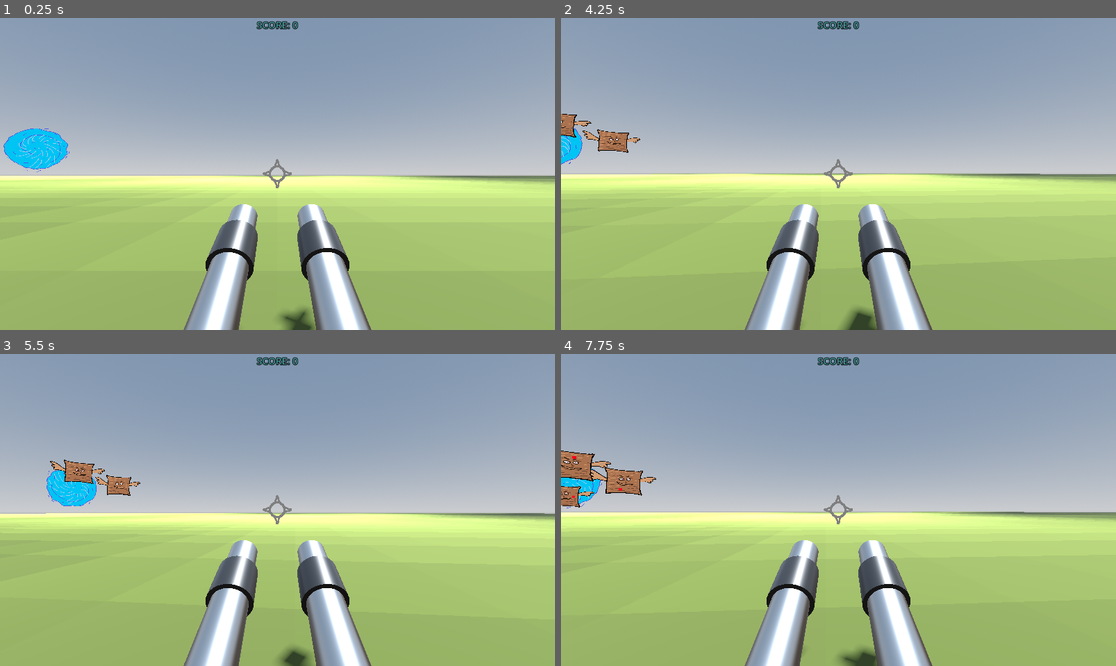
Above: before the commit, frames 1-4 (two rows, left to right).
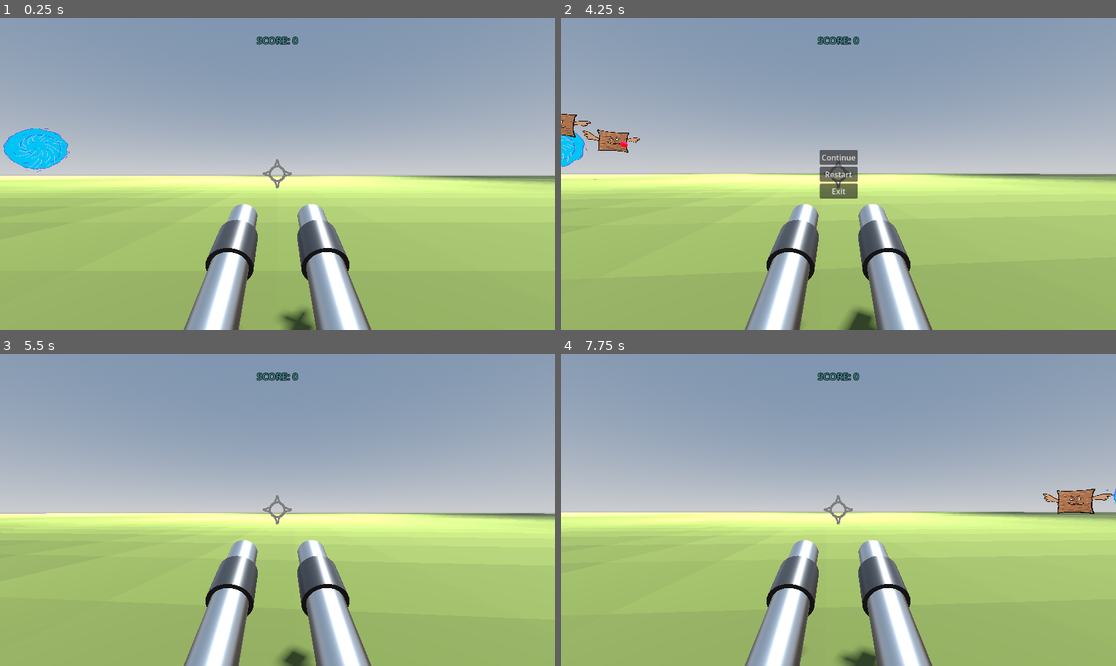
Above: after the commit, the same moments.

Repository: frederikhoheisel/DickeWumma
Game: Godot game, scene res://src/level/testink.tscn
The game is run twice, just before and just after one commit, with the same random seed, the same clock (stepped at 60 frames per second) and the same inputs. The project has no main scene, so this scene is started directly.
Inputs (mouse positions are in pixels of both pictures, inside the frame that each line leads up to):
- Up to frame 1 (0.25 s): no input
- Up to frame 2 (4.25 s): move the mouse to (866, 174) at 0.52 s; press the mouse at (866, 174) at 0.53 s; move the mouse to (810, 174) at 1.27 s; release the mouse at (810, 174) at 1.28 s; click (810, 174) at 1.35 s; move the mouse to (849, 167) at 2.02 s; press the mouse at (849, 167) at 2.03 s; move the mouse to (832, 180) at 2.77 s; release the mouse at (832, 180) at 2.78 s; click (832, 180) at 2.85 s; move the mouse to (877, 177) at 3.52 s; press the mouse at (877, 177) at 3.53 s; tap Escape (ui_cancel) at 4.15 s
- Up to frame 3 (5.5 s): release the mouse at (316, 513) at 4.25 s; click (277, 510) at 4.25 s, where only the run after the commit has a clickable "Restart"; move the mouse to (233, 506) at 5.02 s; click (233, 506) at 5.1 s
- Up to frame 4 (7.75 s): move the mouse to (844, 510) at 5.77 s; press the mouse at (844, 510) at 5.78 s; move the mouse to (816, 503) at 6.52 s; release the mouse at (816, 503) at 6.53 s; click (816, 503) at 6.6 s; move the mouse to (866, 510) at 7.27 s; press the mouse at (866, 510) at 7.28 s

The runs differ from the first frame. In frame 1, 0.3% of the frame differs, in the area x 46-54%, y 0-9%; in frame 2, 1.5%; in frame 3, 1.7%; in frame 4, 2.5%, in the area x 0-100%, y 0-52%.

Commit message:
sterben

Diff:
--- a/src/enemies/enemy.tscn
+++ b/src/enemies/enemy.tscn
@@ -1,6 +1,5 @@
 [gd_scene format=3 uid="uid://6hodb7diplx0"]
 
-[ext_resource type="Texture2D" uid="uid://t88kk7rxwsd2" path="res://assets/textures/nougatbit.png" id="1_a8hw6"]
 [ext_resource type="Script" uid="uid://dtt1uy35tq0ic" path="res://src/enemies/enemy.gd" id="1_jg4ye"]
 [ext_resource type="Script" uid="uid://dsljgjm7mw8mi" path="res://src/enemies/weakspot_manager.gd" id="3_abny1"]
 
@@ -13,7 +12,6 @@
 [node name="Sprite3D" type="Sprite3D" parent="." unique_id=2058531823]
 cast_shadow = 0
 texture_filter = 0
-texture = ExtResource("1_a8hw6")
 
 [node name="CollisionShape3D" type="CollisionShape3D" parent="." unique_id=944141421]
 transform = Transform3D(1, 0, 0, 0, 1, 0, 0, 0, 1, -0.026763916, 0.1729126, 0)
--- /dev/null
+++ b/src/enemies/nougat_bit.tscn
@@ -0,0 +1,9 @@
+[gd_scene format=3 uid="uid://c5ity5og2fmes"]
+
+[ext_resource type="PackedScene" uid="uid://6hodb7diplx0" path="res://src/enemies/enemy.tscn" id="1_6citr"]
+[ext_resource type="Texture2D" uid="uid://t88kk7rxwsd2" path="res://assets/textures/nougatbit.png" id="2_nvs3j"]
+
+[node name="NougatBit" unique_id=936806723 instance=ExtResource("1_6citr")]
+
+[node name="Sprite3D" parent="." index="0" unique_id=2058531823]
+texture = ExtResource("2_nvs3j")
--- a/src/enemies/weakspot.tscn
+++ b/src/enemies/weakspot.tscn
@@ -19,18 +19,19 @@
 uv1_triplanar = true
 uv1_world_triplanar = true
 
-[sub_resource type="BoxMesh" id="BoxMesh_dkpy0"]
+[sub_resource type="SphereMesh" id="SphereMesh_v3tpp"]
 material = SubResource("StandardMaterial3D_8t20e")
-size = Vector3(0.2, 0.2, 0.2)
+radius = 0.3
+height = 0.6
 
-[sub_resource type="BoxShape3D" id="BoxShape3D_v3tpp"]
-size = Vector3(0.2, 0.2, 0.2)
+[sub_resource type="SphereShape3D" id="SphereShape3D_2lh38"]
+radius = 0.3
 
 [node name="Weakspot" type="Area3D" unique_id=1639530510]
 script = ExtResource("1_v3tpp")
 
 [node name="MeshInstance3D" type="MeshInstance3D" parent="." unique_id=1164843544]
-mesh = SubResource("BoxMesh_dkpy0")
+mesh = SubResource("SphereMesh_v3tpp")
 
 [node name="CollisionShape3D" type="CollisionShape3D" parent="." unique_id=39400257]
-shape = SubResource("BoxShape3D_v3tpp")
+shape = SubResource("SphereShape3D_2lh38")
--- a/src/player/player.gd
+++ b/src/player/player.gd
@@ -17,7 +17,7 @@
 			self.rotate_y(-event.relative.x * look_sensitivity)
 			%Camera3D.rotate_x(-event.relative.y * look_sensitivity)
 			%Camera3D.rotation.x = clamp(%Camera3D.rotation.x, deg_to_rad(-10), deg_to_rad(60))
-			self.rotation.y = clamp(self.rotation.y, deg_to_rad(-180), deg_to_rad(90))
+			self.rotation.y = clamp(self.rotation.y, deg_to_rad(-90), deg_to_rad(90))
 
 func _input(event: InputEvent) -> void:
 	if event.is_action_pressed("shoot"):
@@ -35,3 +35,9 @@
 		if collider.has_method("take_damage"):
 			print("player: raycast hit")
 			collider.take_damage(damage)
+
+
+func _on_hitbox_body_entered(body: Node3D) -> void:
+	print(body)
+	if body is CharacterBody3D:
+		get_tree().get_first_node_in_group("HUD").end_game()
--- a/src/player/player.tscn
+++ b/src/player/player.tscn
@@ -80,3 +80,5 @@
 enabled = false
 target_position = Vector3(0, 0, -999)
 collide_with_areas = true
+
+[connection signal="body_entered" from="Hitbox" to="." method="_on_hitbox_body_entered"]
--- a/src/portale/portal.gd
+++ b/src/portale/portal.gd
@@ -32,9 +32,11 @@
 func _spawn_enemy() -> void:
 	var enemy_scene: CharacterBody3D = enemys[randi() % enemys.size()].instantiate()
 
+	await get_tree().process_frame
+
+	enemy_scene.position = self.global_position \
+		+ Vector3(randf_range(-5.0, 5.0), randf_range(-2.0, 2.0), randf_range(-5.0, 5.0))
+
 	container.add_child(enemy_scene)
 
-	enemy_scene.global_position = self.global_position \
-		+ Vector3(randf_range(-5.0, 5.0), randf_range(-2.0, 2.0), randf_range(-5.0, 5.0))
-
 	enemy_scene.look_at(-enemy_scene.global_position)
--- a/src/portale/portal.tscn
+++ b/src/portale/portal.tscn
@@ -2,7 +2,7 @@
 
 [ext_resource type="Script" uid="uid://chgxng7hobq71" path="res://src/portale/portal.gd" id="1_g23no"]
 [ext_resource type="Texture2D" uid="uid://dimqdsouhmrlu" path="res://assets/textures/portal_blau.png" id="1_u23ll"]
-[ext_resource type="PackedScene" uid="uid://6hodb7diplx0" path="res://src/enemies/enemy.tscn" id="2_ngqry"]
+[ext_resource type="PackedScene" uid="uid://c5ity5og2fmes" path="res://src/enemies/nougat_bit.tscn" id="2_ngqry"]
 
 [node name="Portal" type="Node3D" unique_id=828086411]
 script = ExtResource("1_g23no")
--- /dev/null
+++ b/ui/end_screen.gd
@@ -0,0 +1,7 @@
+extends CanvasLayer
+
+
+func _on_restart_button_pressed() -> void:
+	Input.set_mouse_mode(Input.MOUSE_MODE_CAPTURED)
+	get_tree().paused = false
+	get_tree().reload_current_scene()
--- /dev/null
+++ b/ui/end_screen.tscn
@@ -0,0 +1,49 @@
+[gd_scene format=3 uid="uid://icad0tx81kgb"]
+
+[ext_resource type="Script" uid="uid://ch7m6s2vxhtx2" path="res://ui/end_screen.gd" id="1_70k24"]
+
+[node name="EndScreen" type="CanvasLayer" unique_id=432211940]
+process_mode = 3
+script = ExtResource("1_70k24")
+
+[node name="ColorRect" type="ColorRect" parent="." unique_id=1308915506]
+anchors_preset = 15
+anchor_right = 1.0
+anchor_bottom = 1.0
+grow_horizontal = 2
+grow_vertical = 2
+color = Color(0.06879827, 0.06879828, 0.06879828, 1)
+
+[node name="Label" type="Label" parent="." unique_id=334747843]
+anchors_preset = 8
+anchor_left = 0.5
+anchor_top = 0.5
+anchor_right = 0.5
+anchor_bottom = 0.5
+offset_left = -20.0
+offset_top = -11.5
+offset_right = 20.0
+offset_bottom = 11.5
+grow_horizontal = 2
+grow_vertical = 2
+theme_override_colors/font_outline_color = Color(1, 0, 0, 1)
+theme_override_constants/outline_size = 2
+theme_override_font_sizes/font_size = 32
+text = "You died a horrible death"
+
+[node name="RestartButton" type="Button" parent="." unique_id=1351498727]
+anchors_preset = -1
+anchor_left = 0.5
+anchor_top = 0.6
+anchor_right = 0.5
+anchor_bottom = 0.6
+offset_left = -4.0
+offset_top = -4.0
+offset_right = 4.0
+offset_bottom = 4.0
+grow_horizontal = 2
+grow_vertical = 2
+theme_override_font_sizes/font_size = 32
+text = "Restart"
+
+[connection signal="pressed" from="RestartButton" to="." method="_on_restart_button_pressed"]
--- a/ui/hud.gd
+++ b/ui/hud.gd
@@ -10,3 +10,9 @@
 func update_score() -> void:
 	score += 1
 	score_label.text = "SCORE: %d" %score
+
+
+func end_game() -> void:
+	$EndScreen.visible = true
+	get_tree().paused = true
+	Input.set_mouse_mode(Input.MOUSE_MODE_VISIBLE)
--- a/ui/hud.tscn
+++ b/ui/hud.tscn
@@ -2,11 +2,14 @@
 
 [ext_resource type="Script" uid="uid://bwse4yqwhb32v" path="res://ui/hud.gd" id="1_276te"]
 [ext_resource type="Texture2D" uid="uid://blyse1gn0fqy4" path="res://assets/crosshair.png" id="1_rbyyf"]
+[ext_resource type="PackedScene" uid="uid://icad0tx81kgb" path="res://ui/end_screen.tscn" id="3_7ihmi"]
+[ext_resource type="PackedScene" uid="uid://de7ru4dwewu8i" path="res://ui/pause_menu.tscn" id="3_546lt"]
 
 [node name="Hud" type="CanvasLayer" unique_id=994730365 groups=["HUD"]]
 script = ExtResource("1_276te")
 
 [node name="TextureRect" type="TextureRect" parent="." unique_id=1137405149]
+z_index = -4096
 texture_filter = 3
 anchors_preset = 8
 anchor_left = 0.5
@@ -23,15 +26,24 @@
 
 [node name="ScoreLabel" type="Label" parent="." unique_id=246584557]
 unique_name_in_owner = true
-anchors_preset = 5
+z_index = 4096
+anchors_preset = -1
 anchor_left = 0.5
+anchor_top = 0.05
 anchor_right = 0.5
-offset_left = -20.0
-offset_right = 20.0
-offset_bottom = 23.0
+anchor_bottom = 0.1
+offset_left = -43.0
+offset_right = 43.0
+offset_bottom = 28.0
 grow_horizontal = 2
 size_flags_vertical = 0
 theme_override_colors/font_color = Color(0.28235295, 0.6156863, 0.6156863, 1)
 theme_override_constants/outline_size = 5
 theme_override_font_sizes/font_size = 20
 text = "SCORE: 0"
+
+[node name="EndScreen" parent="." unique_id=432211940 instance=ExtResource("3_7ihmi")]
+visible = false
+
+[node name="PauseMenu" parent="." unique_id=1400816476 instance=ExtResource("3_546lt")]
+visible = false
--- /dev/null
+++ b/ui/pause_menu.gd
@@ -0,0 +1,30 @@
+extends CanvasLayer
+
+
+var paused: bool = false
+
+
+func _process(_delta: float) -> void:
+	if Input.is_action_just_pressed("ui_cancel"):
+		paused = not paused
+		get_tree().paused = paused
+		self.visible = paused
+		Input.set_mouse_mode(Input.MOUSE_MODE_VISIBLE if paused else Input.MOUSE_MODE_CAPTURED)
+
+
+func _on_continue_button_pressed() -> void:
+	paused = false
+	get_tree().paused = false
+	self.visible = false
+	Input.set_mouse_mode(Input.MOUSE_MODE_CAPTURED)
+
+
+func _on_restart_button_pressed() -> void:
+	paused = false
+	get_tree().paused = false
+	self.visible = false
+	get_tree().reload_current_scene()
+
+
+func _on_exit_button_pressed() -> void:
+	get_tree().quit()
--- /dev/null
+++ b/ui/pause_menu.tscn
@@ -0,0 +1,37 @@
+[gd_scene format=3 uid="uid://de7ru4dwewu8i"]
+
+[ext_resource type="Script" uid="uid://d1fcjueo75ota" path="res://ui/pause_menu.gd" id="1_50142"]
+
+[node name="PauseMenu" type="CanvasLayer" unique_id=1400816476]
+process_mode = 3
+layer = 2
+script = ExtResource("1_50142")
+
+[node name="VBoxContainer" type="VBoxContainer" parent="." unique_id=1547410565]
+anchors_preset = 8
+anchor_left = 0.5
+anchor_top = 0.5
+anchor_right = 0.5
+anchor_bottom = 0.5
+offset_left = -20.0
+offset_top = -20.0
+offset_right = 20.0
+offset_bottom = 20.0
+grow_horizontal = 2
+grow_vertical = 2
+
+[node name="ContinueButton" type="Button" parent="VBoxContainer" unique_id=1453535364]
+layout_mode = 2
+text = "Continue"
+
+[node name="RestartButton" type="Button" parent="VBoxContainer" unique_id=1305466875]
+layout_mode = 2
+text = "Restart"
+
+[node name="ExitButton" type="Button" parent="VBoxContainer" unique_id=1323420921]
+layout_mode = 2
+text = "Exit"
+
+[connection signal="pressed" from="VBoxContainer/ContinueButton" to="." method="_on_continue_button_pressed"]
+[connection signal="pressed" from="VBoxContainer/RestartButton" to="." method="_on_restart_button_pressed"]
+[connection signal="pressed" from="VBoxContainer/ExitButton" to="." method="_on_exit_button_pressed"]
Not shown: 1 places in src/player/player.tscn that only renumber resources
Not shown, added: ui/end_screen.gd.uid
Not shown, added: ui/pause_menu.gd.uid
